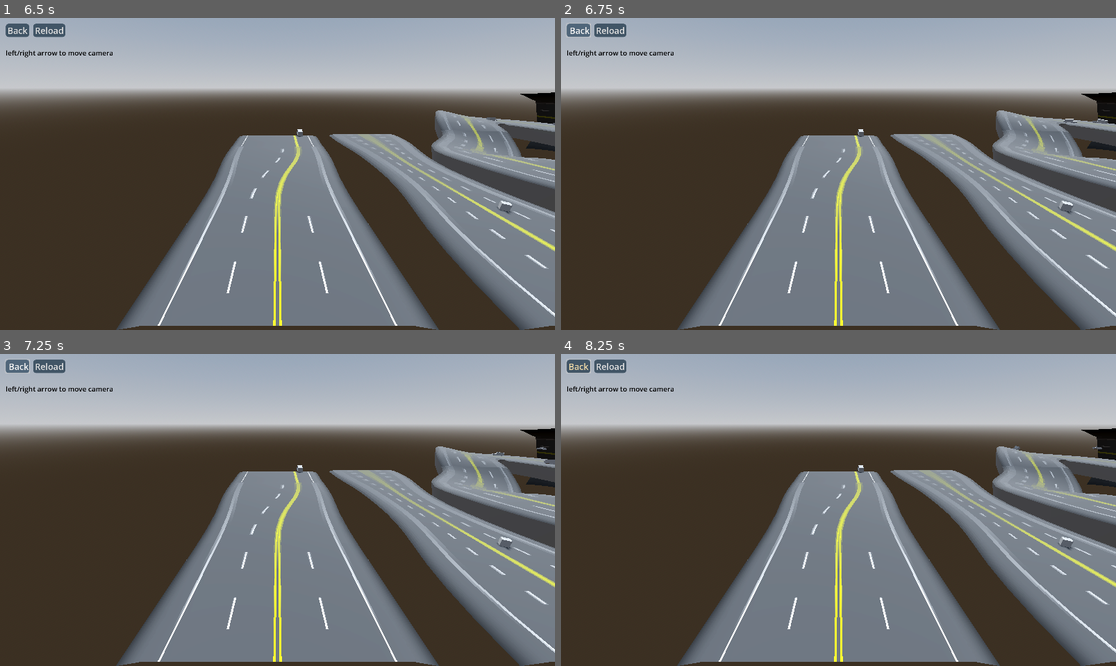
Above: before the commit, frames 1-4 (two rows, left to right).
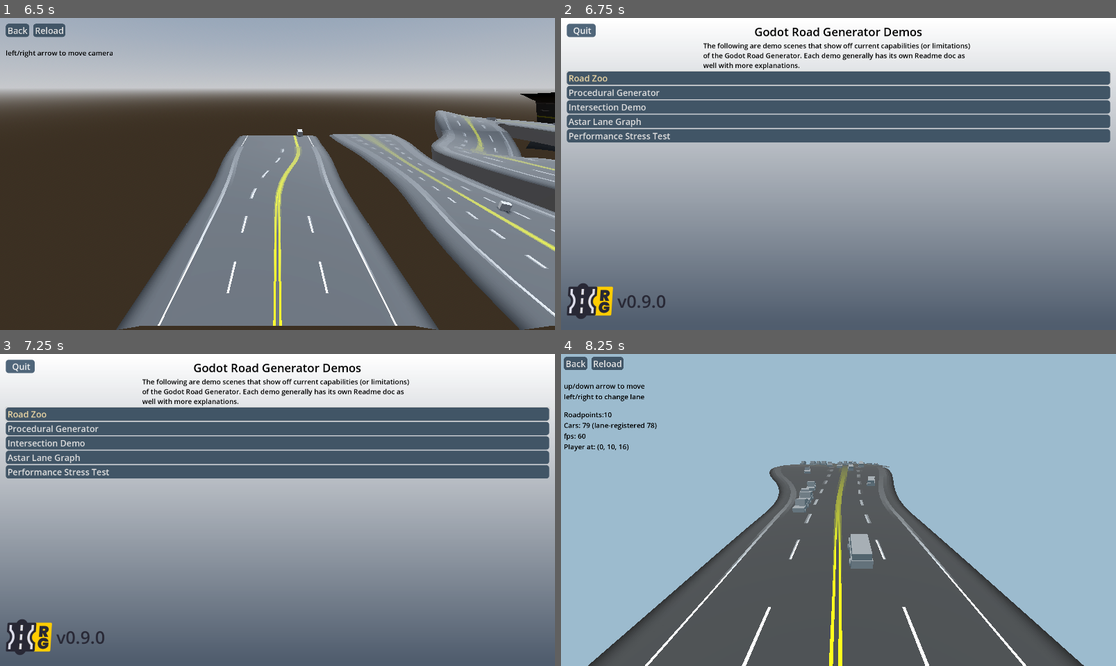
Above: after the commit, the same moments.

Repository: TheDuckCow/godot-road-generator
Game: Godot game, scene res://road_demos/demo_menu.tscn
The game is run twice, just before and just after one commit, with the same random seed, the same clock (stepped at 60 frames per second) and the same inputs.
Inputs (mouse positions are in pixels of both pictures, inside the frame that each line leads up to):
- Up to frame 1 (6.5 s): click "Road Zoo" at 0.5 s; tap Enter at 1.25 s; move the mouse to (249, 236) at 1.27 s; hold Up (ui_up) 1.28-2 s; hold Shift 1.28-2 s; click (249, 236) at 1.42 s; drag from (444, 220) to (249, 236) at 2.02 s; move the mouse to (111, 127) at 2.77 s; hold Left (ui_left) 2.78-3.5 s; tap Ctrl at 2.85 s; drag from (305, 174) to (111, 127) at 3.52 s; move the mouse to (194, 96) at 4.27 s; hold Down (ui_down) 4.28-5 s; hold Alt 4.28-5 s; drag from (399, 158) to (194, 96) at 5.02 s; move the mouse to (166, 189) at 5.77 s; hold Up (ui_up) from 5.78 s (still down); hold Shift from 5.78 s (still down); click (166, 189) at 5.92 s
- Up to frame 2 (6.75 s): release Up (ui_up) at 6.5 s; release Shift at 6.5 s; click "Back" at 6.5 s
- Up to frame 3 (7.25 s): no input
- Up to frame 4 (8.25 s): drag from (894, 441) to (727, 525) at 7.27 s; click (838, 428) at 8 s, where only the run after the commit has a clickable "Procedural Generator"

Frame 1 is identical in both runs. In frame 2, 81% of the frame differs, in the area x 0-100%, y 0-100%; in frame 3, 81%; in frame 4, 84%.

Commit message:
Fix node post rename

Diff:
--- a/road_demos/demo_resources/demo_ui_common.gd
+++ b/road_demos/demo_resources/demo_ui_common.gd
@@ -1,6 +1,6 @@
 extends Control
 
-const MAIN_SCENE := "res://road_demos/road_demos.tscn"
+const MAIN_SCENE := "res://road_demos/demo_menu.tscn"
 
 @onready var back: Button = %Back
 
